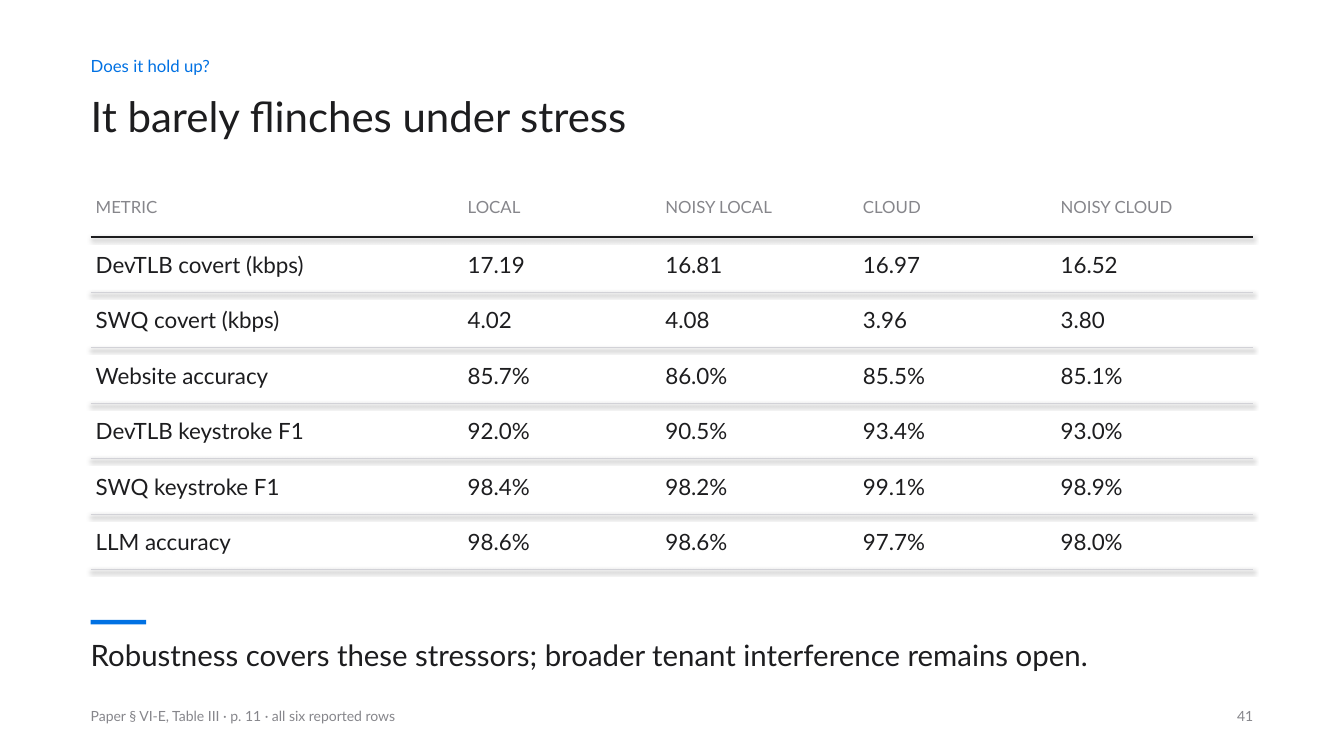
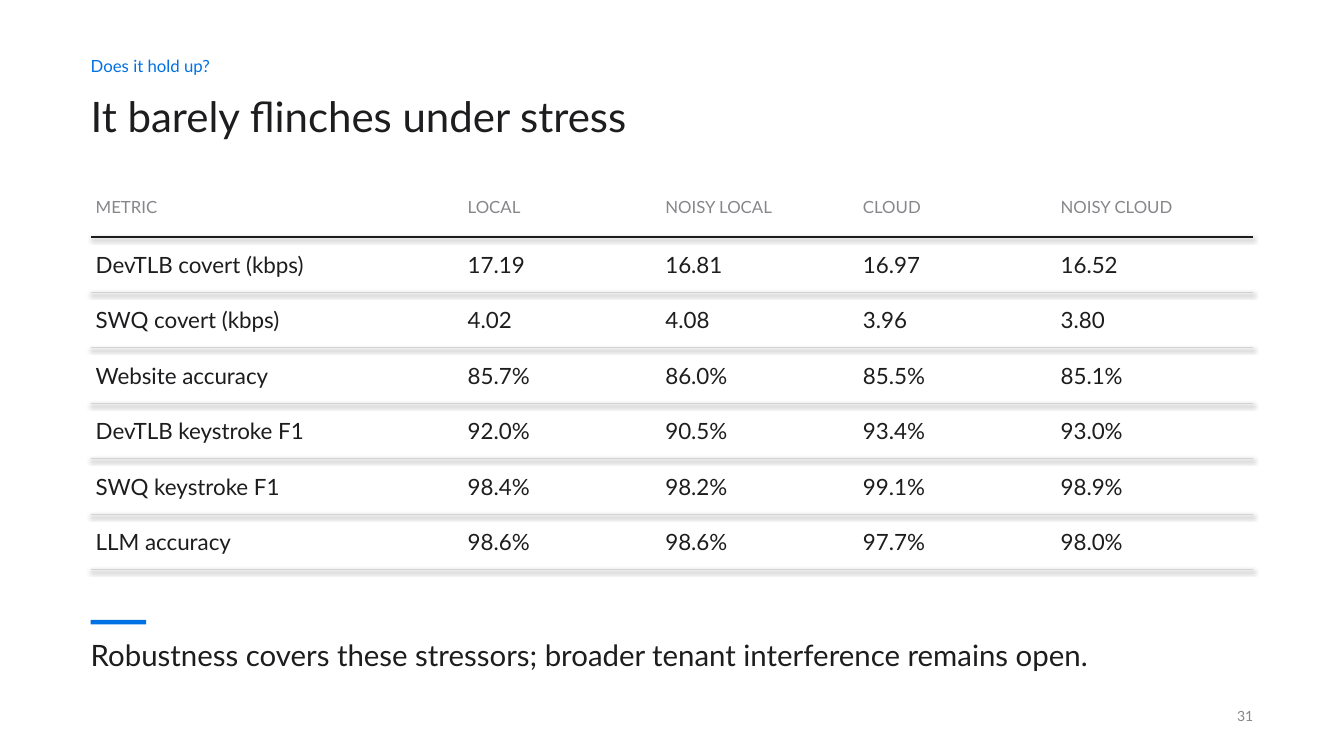
Before and after one commit to siddharthbc/Microarch-presentation, a slide deck: slide 31 of deck_v2/output/DSASSASSIN_v2.pptx (slide 41 before the commit). Drawn at 1344x756 pixels with LibreOffice and Linux fonts; fonts in the diff are those of the drawing. Boxes give left, top, right and bottom in pixels: in the first picture for what was removed or moved away, otherwise in the second. Text is boxed around its words. In the diff, an @@ line names an element or a change of style, - is before the commit and + after.

```diff
--- a/deck_v2/output/DSASSASSIN_v2.pptx
+++ b/deck_v2/output/DSASSASSIN_v2.pptx
@@ text removed at [91, 711, 396, 724] @@
-Paper § VI-E, Table III · p. 11 · all six reported rows
@@ text at [1237, 711, 1253, 721]: text changed @@
-41
+31
```
Also in this commit, not shown: 37 other slides changed, 5 slides added, 22 slides removed, 54 other files.
